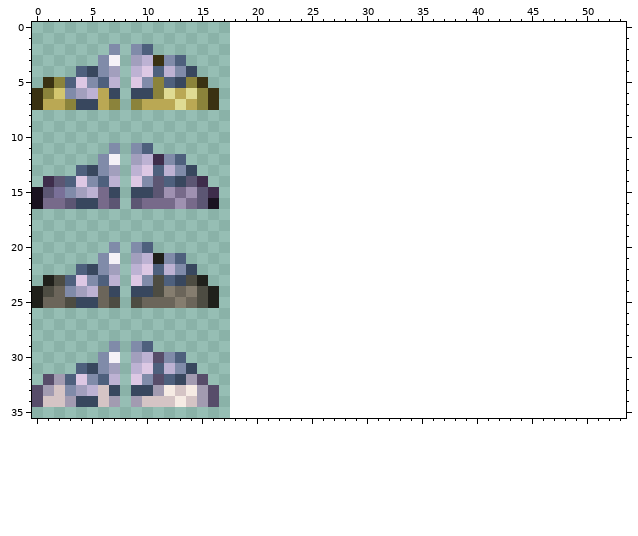
A pixel-art sprite gets an edit: Content/Ocean/Items/Pearl/PearlStringTile.png. The picture above is the old version.
The file is 36x72 pixels, drawn in blocks of 2x2; one block is one cell here. The old version is drawn lined up with the new one, on the new canvas.
And afterwards:
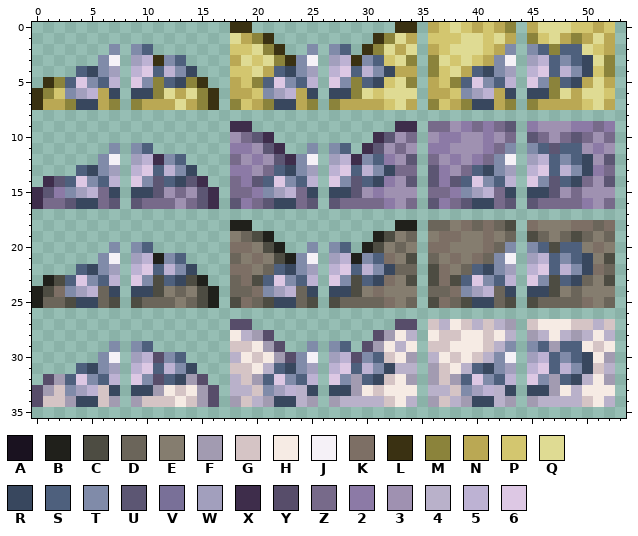
Palette (. is transparent): A #1a1220  B #20201b  C #4d4c42  D #6b655a  E #857d6f  F #a29bb1  G #d5c4c5  H #f6ebe4  J #f5f1f7  K #7d6f65  L #3a3112  M #8b833b  N #baa854  P #d3c66f  Q #dfdb93  R #38475e  S #4e607d  T #808ba9  U #5c5673  V #797098  W #a29fbd  X #3e2d4b  Y #574d6a  Z #776a8a  2 #8c7aa6  3 #9f91b1  4 #b9b1ca  5 #bdb2d3  6 #ddc8e4
Change:
canvas 18x36 -> 54x36
y 0: x 18..19 .. -> LL; x 33..34 .. -> LL; x 36..43 ........ -> NPQPNPNM; x 45..52 ........ -> NQQQPPNP
y 1: x 18..21 .... -> QNML; x 31..34 .... -> LMQN; x 36..43 ........ -> PPPQQPQN; x 45..52 ........ -> MPQNMNQN
y 2: x 18..22 ..... -> PPQML; x 25 . -> T; x 27..28 .. -> TS; x 30..34 ..... -> LMQNQ; x 36..43 ........ -> NPQQQPNT; x 45..52 ........ -> TSMSSQPN
y 3: x 18..25 ........ -> NQPQMLTJ; x 27..34 ........ -> W5LTSPQM; x 36..43 ........ -> MQPQPNTJ; x 45..52 ........ -> W5STSRQM
y 4: x 18..25 ........ -> PPQNSRTW; x 27..34 ........ -> 56S5TRNN; x 36..43 ........ -> MPQNSRTW; x 45..52 ........ -> 56S5TRPM
y 5: x 18..25 ........ -> NPMS6TS5; x 27..34 ........ -> 6TMSRPQM; x 36..43 ........ -> NPMS6TS5; x 45..52 ........ -> 6TMSRNQN
y 6: x 18..25 ........ -> NNPTW5NR; x 27..34 ........ -> RRMQPQQQ; x 36..43 ........ -> NNPTW5NR; x 45..52 ........ -> RRMQNQQP
y 7: x 18..25 ........ -> MPNMRRNM; x 27..34 ........ -> MNNNNPQN; x 36..43 ........ -> MPNMRRNM; x 45..52 ........ -> MNNNNPQN
y 9: x 18..19 .. -> XX; x 33..34 .. -> XX; x 36..43 ........ -> ZZ32Z2ZU; x 45..52 ........ -> 233322Z2
y 10: x 18..21 .... -> 3ZUX; x 31..34 .... -> XU3Z; x 36..43 ........ -> 3223323Z; x 45..52 ........ -> UZ3ZUZ3Z
y 11: x 18..22 ..... -> 223UX; x 25 . -> T; x 27..28 .. -> TS; x 30..34 ..... -> XU3Z3; x 36..43 ........ -> 223332ZT; x 45..52 ........ -> TSUSS323
y 12: x 18..25 ........ -> Z323UXTJ; x 27..34 ........ -> W5XTS23U; x 36..43 ........ -> Z3232ZTJ; x 45..52 ........ -> W5STSR3U
y 13: x 18..25 ........ -> 223ZSRTW; x 27..34 ........ -> 56S5TRZZ; x 36..43 ........ -> U23ZSRTW; x 45..52 ........ -> 56S5TR2Z
y 14: x 18..25 ........ -> Z2US6TS5; x 27..34 ........ -> 6TUSR23U; x 36..43 ........ -> U2US6TS5; x 45..52 ........ -> 6TUSRZ3U
y 15: x 0 A -> X; x 2 V -> 2; x 18..25 ........ -> ZZ2TW5ZR; x 27..34 ........ -> RRU32333; x 36..43 ........ -> ZZ2TW5ZR; x 45..52 ........ -> RRU3Z333
y 16: x 0 A -> X; x 16 A -> X; x 18..25 ........ -> U2ZURRZU; x 27..34 ........ -> UZZZZ23Z; x 36..43 ........ -> U2ZURRZU; x 45..52 ........ -> UZZZZ23Z
y 18: x 18..19 .. -> BB; x 33..34 .. -> BB; x 36..43 ........ -> DDEKDKDC; x 45..52 ........ -> KEEEKKDK
y 19: x 18..21 .... -> EDCB; x 31..34 .... -> BCED; x 36..43 ........ -> EKKEEKED; x 45..52 ........ -> CDEDCDED
y 20: x 18..22 ..... -> KKECB; x 25 . -> T; x 27..28 .. -> TS; x 30..34 ..... -> BCEDE; x 36..43 ........ -> KKEEEKDT; x 45..52 ........ -> TSCSSEKE
y 21: x 18..25 ........ -> DEKECBTJ; x 27..34 ........ -> W5BTSKEC; x 36..43 ........ -> DEKEKDTJ; x 45..52 ........ -> W5STSREC
y 22: x 18..25 ........ -> KKEDSRTW; x 27..34 ........ -> 56S5TRDD; x 36..43 ........ -> CKEDSRTW; x 45..52 ........ -> 56S5TRKD
y 23: x 18..25 ........ -> DKCS6TS5; x 27..34 ........ -> 6TCSRKEC; x 36..43 ........ -> CKCS6TS5; x 45..52 ........ -> 6TCSRDEC
y 24: x 2 D -> K; x 18..25 ........ -> DDKTW5DR; x 27..34 ........ -> RRCEKEEE; x 36..43 ........ -> DDKTW5DR; x 45..52 ........ -> RRCEDEEE
y 25: x 18..25 ........ -> CKDCRRDC; x 27..34 ........ -> CDDDDKED; x 36..43 ........ -> CKDCRRDC; x 45..52 ........ -> CDDDDKED
y 27: x 18..19 .. -> YY; x 33..34 .. -> YY; x 36..43 ........ -> G4HG4G4F; x 45..52 ........ -> GHHHGG4G
y 28: x 18..21 .... -> H4FY; x 31..34 .... -> YFH4; x 36..43 ........ -> HGGHHGH4; x 45..52 ........ -> F4H4F4H4
y 29: x 18..22 ..... -> GGHFY; x 25 . -> T; x 27..28 .. -> TS; x 30..34 ..... -> YFH4H; x 36..43 ........ -> GGHHHG4T; x 45..52 ........ -> TSFSSHGH
y 30: x 18..25 ........ -> 4HGHFYTJ; x 27..34 ........ -> W5YTSGHF; x 36..43 ........ -> 4HGHG4TJ; x 45..52 ........ -> W5STSRHF
y 31: x 18..25 ........ -> GGH4SRTW; x 27..34 ........ -> 56S5TR44; x 36..43 ........ -> FGH4SRTW; x 45..52 ........ -> 56S5TRG4
y 32: x 18..25 ........ -> 4GFS6TS5; x 27..34 ........ -> 6TFSRGHF; x 36..43 ........ -> FGFS6TS5; x 45..52 ........ -> 6TFSR4HF
y 33: x 18..25 ........ -> 44GTW54R; x 27..34 ........ -> RRFHGHHH; x 36..43 ........ -> 44GTW54R; x 45..52 ........ -> RRFH4HHH
y 34: x 18..25 ........ -> FG4FRR4F; x 27..34 ........ -> F4444GH4; x 36..43 ........ -> FG4FRR4F; x 45..52 ........ -> F4444GH4
Where, in picture pixels (left, top, right, bottom), the same in both pictures:
changed: (208, 22, 615, 407)
changed: (32, 187, 65, 209)
changed: (54, 286, 65, 297)
